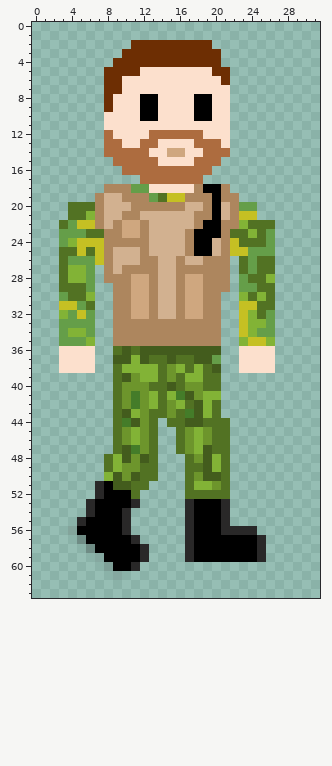
A pixel-art sprite gets an edit: Character/saut de base/4.png. The first picture shows the starting point.
The file is 32x64 pixels. Pixels under 10% opacity are left out. Colours within 5 levels of each other are drawn and written as one.
After the commit:
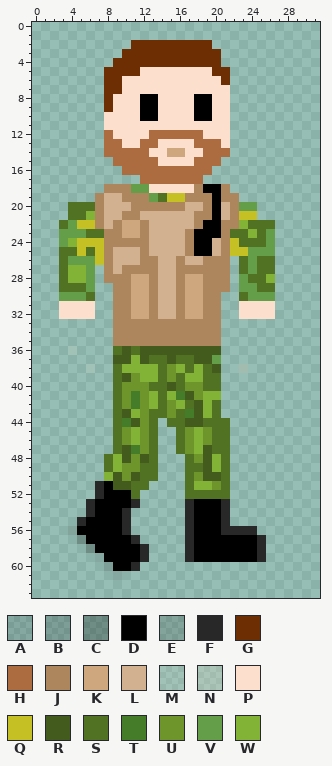
Palette (. is transparent): A #0000001d  B #0000002b  C #00000043  D #000000  E #2928282d  F #292828  G #6d2e03  H #ad6c3f  J #ad865e  K #cfa77f  L #d2b190  M #fce0cd1c  N #fce0cd35  P #fce0cd  Q #c5c023  R #435c1d  S #527223  T #447c29  U #6d952c  V #659e49  W #82b336
The exact change:
Colour P becomes colour M in row 36 at x 4; in row 38 at x 6.
Colour P becomes colour N in row 38 at x 23.
Colour Q becomes colour P in row 31 at x 3 to 4 and 23 to 24; in row 32 at x 5 and 23.
Colour S becomes colour P in row 31 at x 6 and 25 to 26; in row 32 at x 25.
Colour V becomes colour P in row 31 at x 5; in row 32 at x 4, 6 and 26.
Colour W becomes colour P in row 32 at x 3 and 24.
Colour W becomes colour S in row 30 at x 6 and 23.
Colour S becomes colour V in row 30 at x 4 to 5, 24 and 26.
Colour W becomes colour V in row 30 at x 25.
The edit erases colour P in row 36 at x 3, 5 to 6 and 23 to 26; in row 37 at x 3 to 6 and 23 to 26; in row 38 at x 3 to 5 and 24 to 26.
The edit erases colour Q in rows 33 to 34 at x 23; in row 35 at x 24 to 25.
The edit erases colour V in row 33 at x 3 to 6 and 26; in row 34 at x 3, 6 and 25 to 26; in row 35 at x 3 to 5.
The edit erases colour W in row 33 at x 24 to 25; in row 34 at x 4 to 5 and 24; in row 35 at x 6, 23 and 26.
